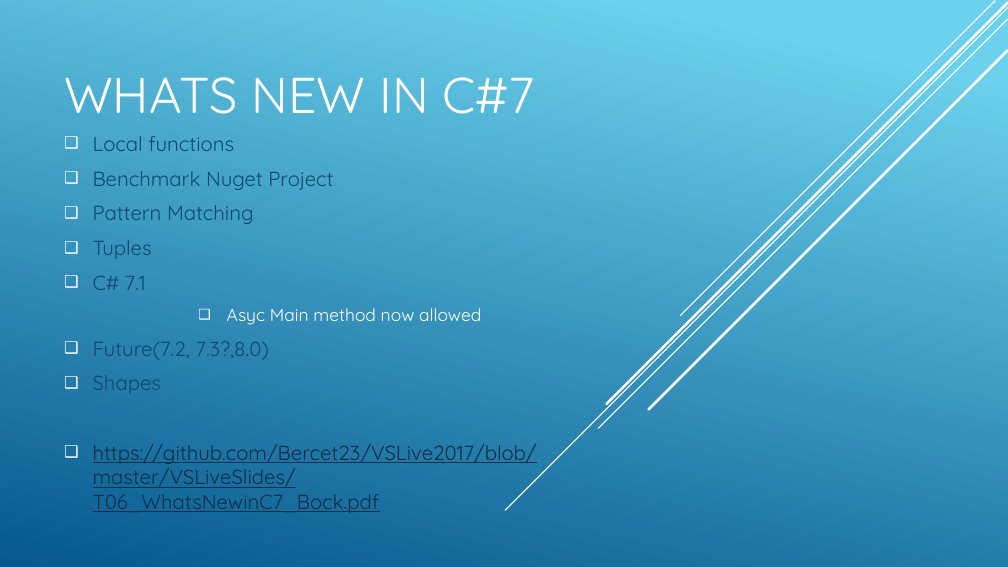
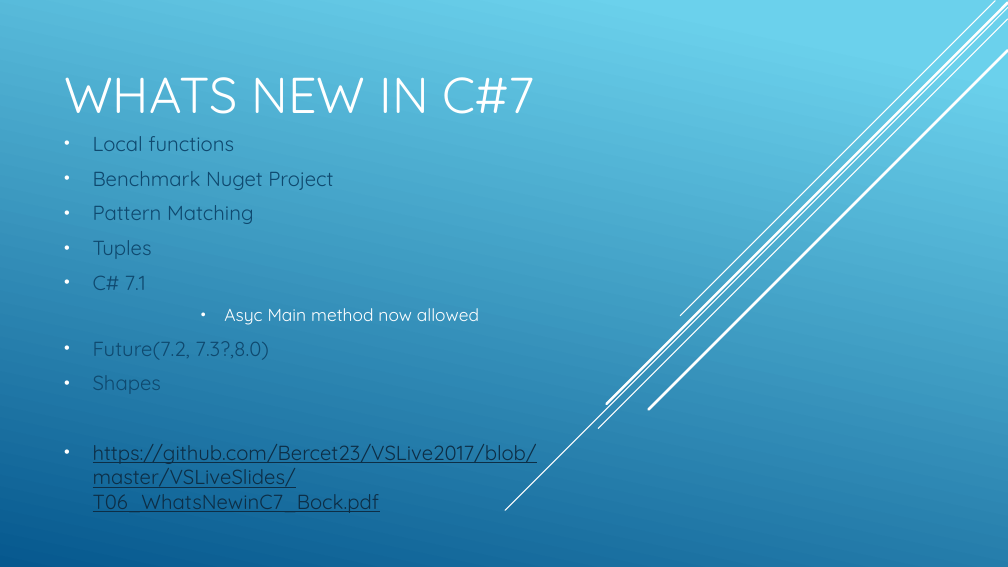
Before and after one commit to Bercet23/VSLive2017, a slide deck: slide 3 of VS LIVE 2017 Chicago.pptx. Drawn at 1008x567 pixels with LibreOffice and Linux fonts; fonts in the diff are those of the drawing. Boxes give left, top, right and bottom in pixels: in the first picture for what was removed or moved away, otherwise in the second. Text is boxed around its words. In the diff, an @@ line names an element or a change of style, - is before the commit and + after.

```diff
--- a/VS LIVE 2017 Chicago.pptx
+++ b/VS LIVE 2017 Chicago.pptx
@@ subtitle "Local functions" at (93,136,537,513): bullet ❑ to • @@
```
Also in this commit, not shown: 1 other slide changed.
